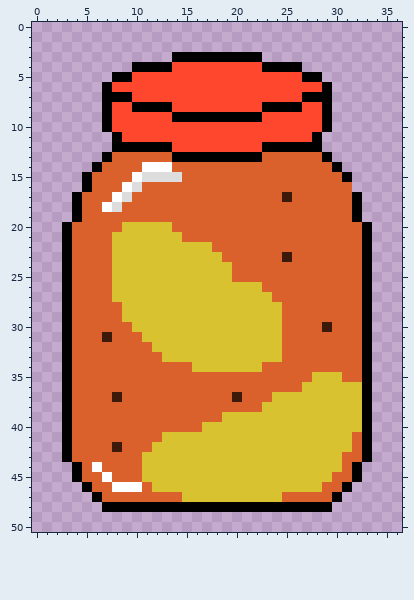
Two states of a pixel-art sprite, Assets/Pixel Art/Słoiki/golabki.png. That is the earlier state.
The file is 37x51 pixels.
And afterwards:
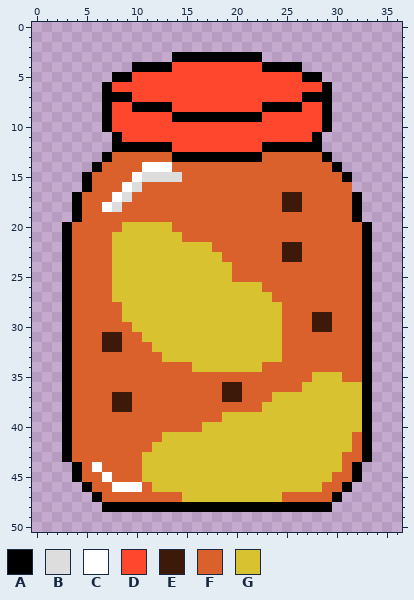
Palette (. is transparent): A #000000  B #dddddd  C #ffffff  D #ff472e  E #3d1909  F #da602c  G #d8c230
Edits made:
Changed rows in their new state; - is an unchanged pixel.
first column x 25:
17 -E
18 EE
first column x 25:
22 EE
23 -E
first column x 7:
29 ---------------------EE
30 ---------------------E-
31 -E---------------------
32 EE---------------------
first column x 8:
36 -----------EE
37 -E---------E-
38 EE-----------
first column x 8:
42 F
Changed places in both pictures, as pixel boxes (x1, y1, x2, y2):
changed: (282, 192, 302, 262)
changed: (312, 312, 332, 332)
changed: (102, 332, 122, 352)
changed: (222, 382, 242, 402)
changed: (112, 392, 132, 412)
changed: (112, 442, 122, 452)
